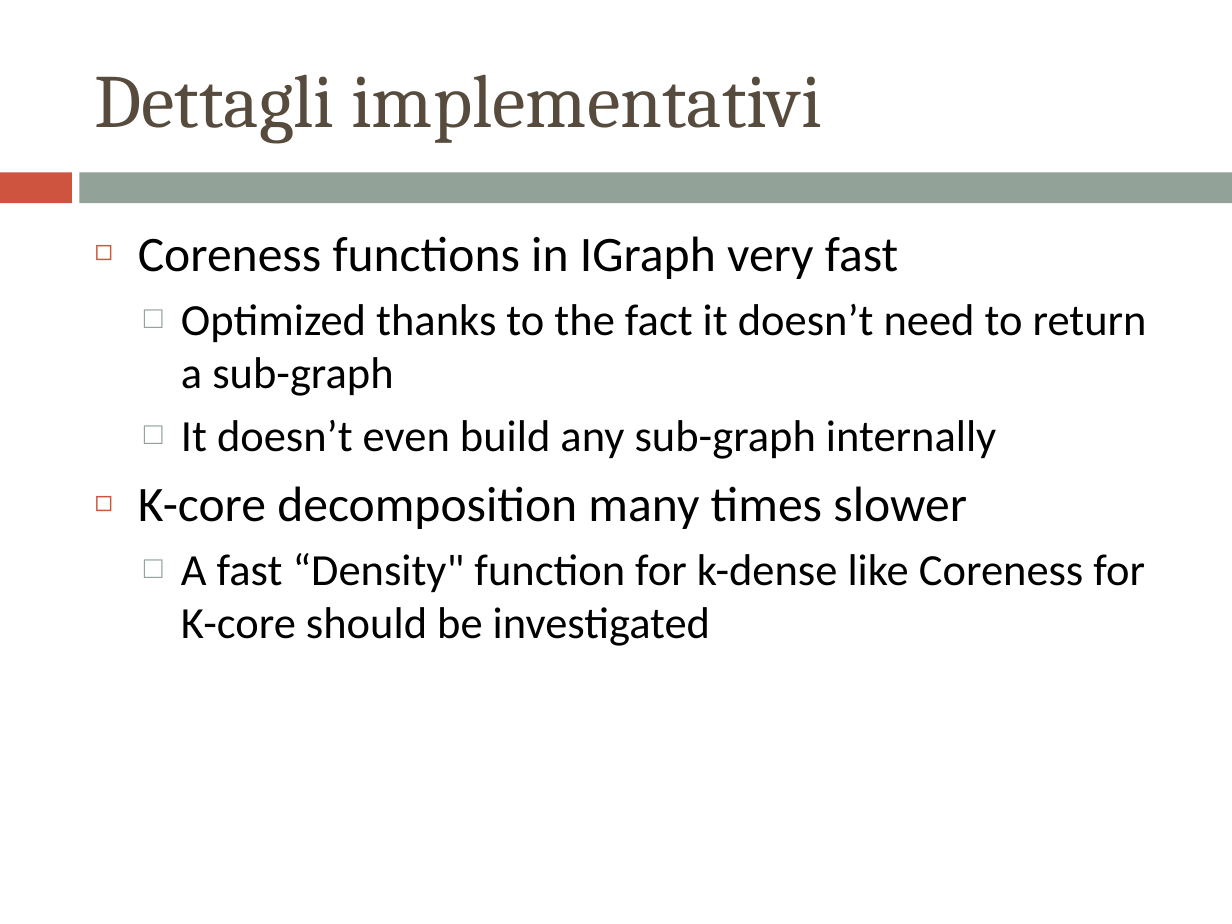
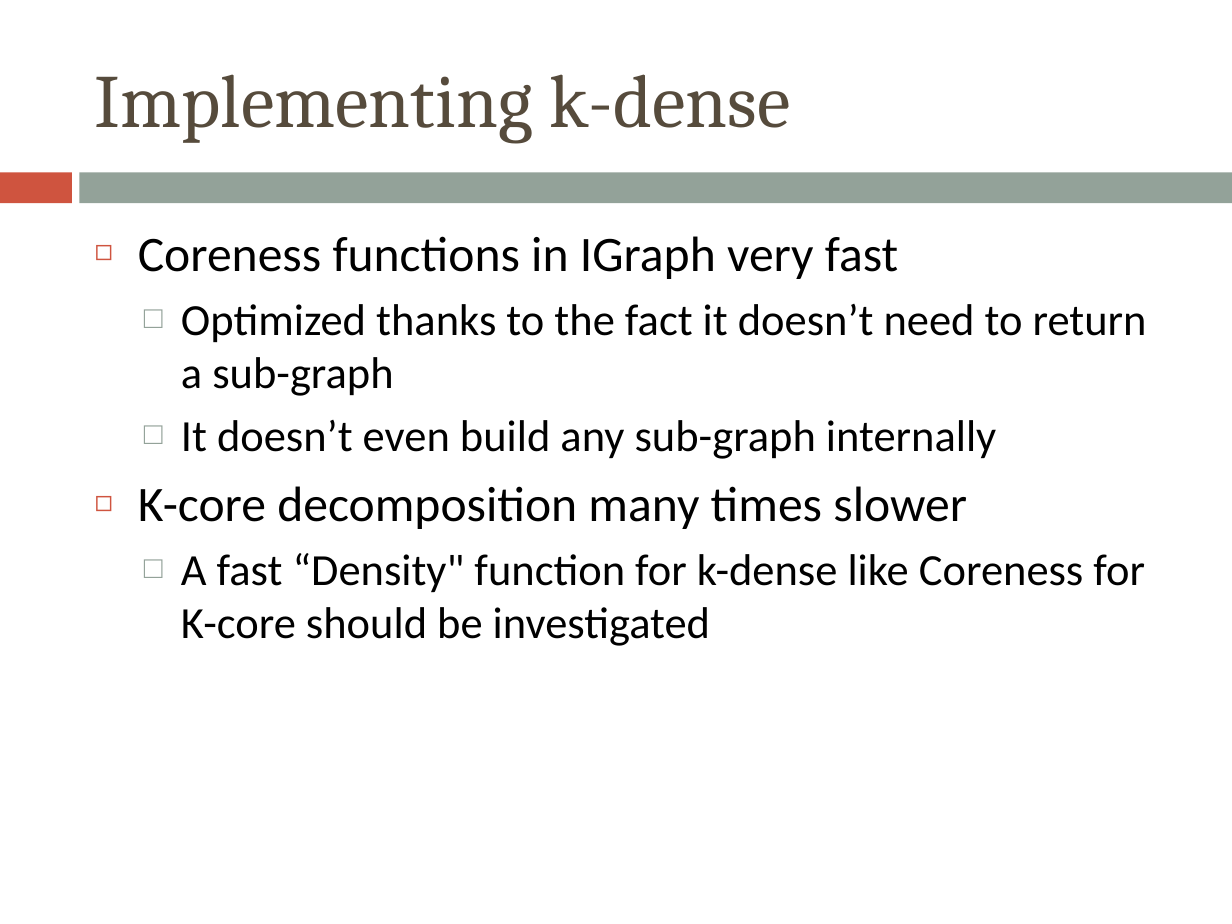
Before and after one commit to morellid/k-dense, a slide deck: slide 7 of presentation/kcore-kdense.pptx. Drawn at 1232x924 pixels with LibreOffice and Linux fonts; fonts in the diff are those of the drawing. Boxes give left, top, right and bottom in pixels: in the first picture for what was removed or moved away, otherwise in the second. Text is boxed around its words. In the diff, an @@ line names an element or a change of style, - is before the commit and + after.

Commit message:
Fixed slide title

```diff
--- a/presentation/kcore-kdense.pptx
+++ b/presentation/kcore-kdense.pptx
@@ title at <box>95,74,790,144</box>: text changed @@
-Dettagli implementativi
+Implementing k-dense
```
Also in this commit, not shown: 1 other slide changed.
